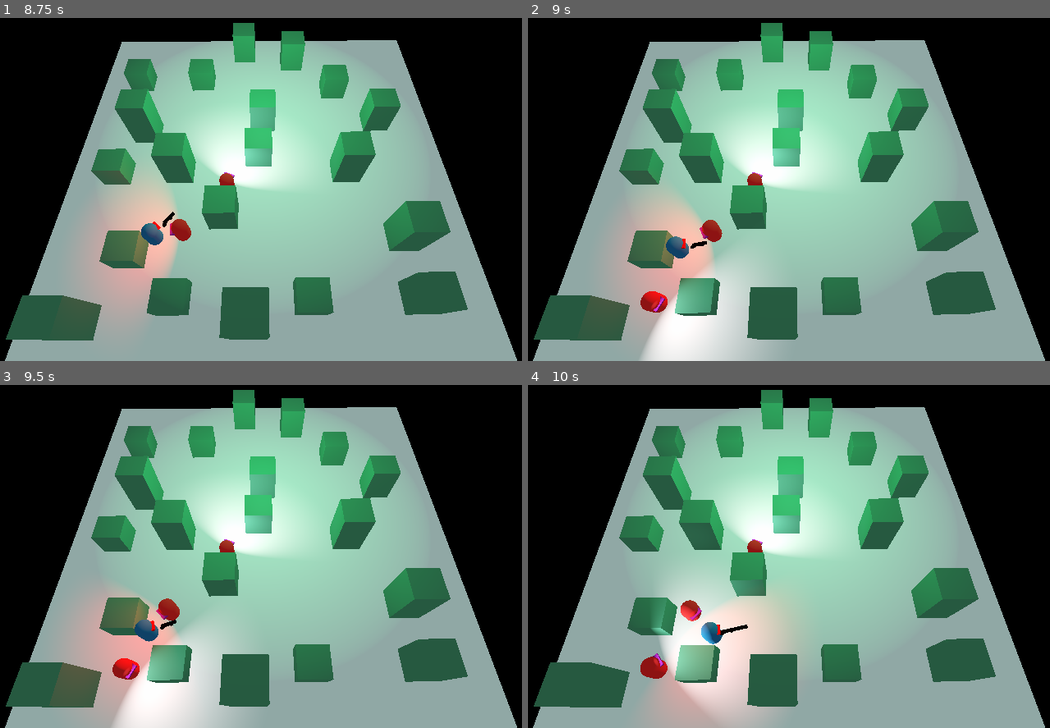
Above: before the commit, frames 1-4 (two rows, left to right).
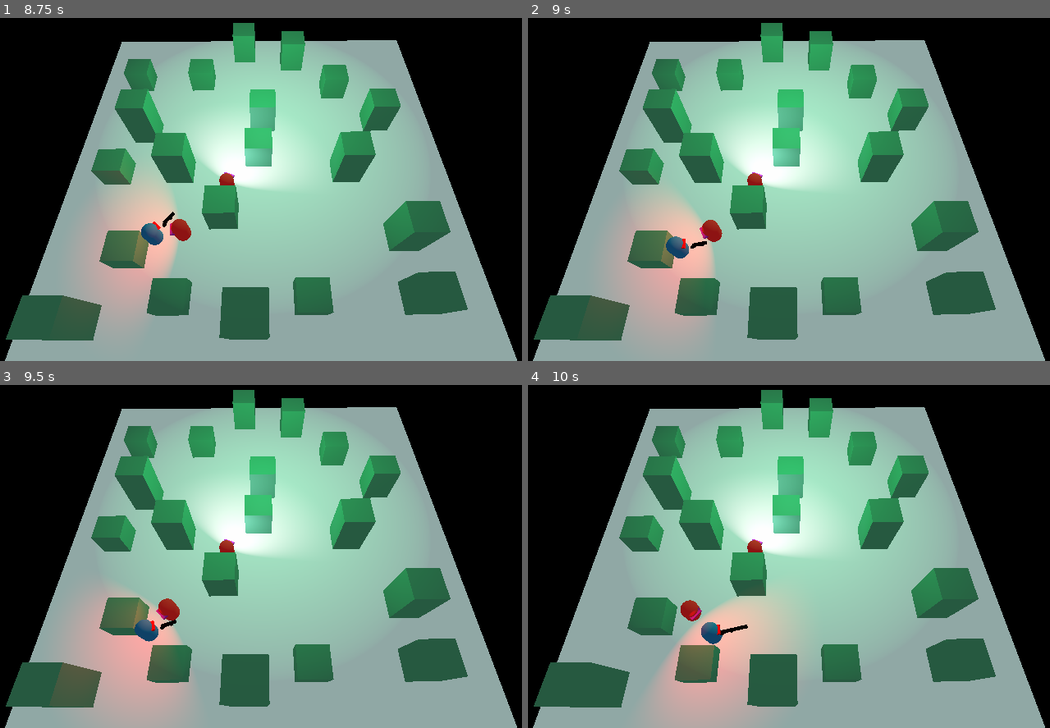
Above: after the commit, the same moments.

Repository: gxhamster/Godot-Basic-Shooting-Game-3D
Game: Godot game, scene res://World.tscn
Same seed, same stepped clock (60 frames per second), same inputs: the game is played once before the commit and once after it.
Inputs (mouse positions are in pixels of both pictures, inside the frame that each line leads up to):
- Up to frame 1 (8.75 s): tap Enter at 0.5 s; move the mouse to (401, 148) at 0.52 s; hold W (forward) 0.53-1.28 s; tap E (changed_gun) every 1.5 s from 0.6 to 8.1 s; move the mouse to (130, 189) at 1.27 s; hold S (backward) 1.28-2.03 s; click (130, 189) at 1.35 s; move the mouse to (323, 83) at 2.02 s; hold W (forward) 2.03-3.53 s; move the mouse to (224, 244) at 2.77 s; click (224, 244) at 2.85 s; move the mouse to (454, 227) at 3.52 s; hold S (backward) 3.53-5.78 s; move the mouse to (62, 110) at 4.27 s; click (62, 110) at 4.35 s; move the mouse to (292, 168) at 5.02 s; move the mouse to (161, 72) at 5.77 s; hold W (forward) 5.78-8.03 s; click (161, 72) at 5.85 s; move the mouse to (401, 148) at 6.52 s; move the mouse to (130, 189) at 7.27 s; click (130, 189) at 7.35 s; move the mouse to (323, 83) at 8.02 s; hold S (backward) from 8.03 s (still down)
- Up to frame 2 (9 s): keep holding S (backward); move the mouse to (752, 244) at 8.77 s; click (752, 244) at 8.85 s
- Up to frame 3 (9.5 s): keep holding S (backward)
- Up to frame 4 (10 s): move the mouse to (982, 594) at 9.52 s; release S (backward) at 9.53 s; hold W (forward) from 9.53 s (still down); tap E (changed_gun) at 9.6 s

Frame 1 is identical in both runs. In frame 2, 5.0% of the frame differs, in the area x 21-47%, y 69-100%; in frame 3, 5.0%; in frame 4, 5.7%, in the area x 21-45%, y 55-96%.

Commit message:
Added: limit to number of enemies in a scene for performance reasons of course 😁😂🤣

Diff:
--- a/Scenes/Enemy.tscn
+++ b/Scenes/Enemy.tscn
@@ -20,7 +20,9 @@
 radius = 0.899038
 height = 1.995
 
-[node name="Enemy" type="KinematicBody"]
+[node name="Enemy" type="KinematicBody" groups=[
+"enemy",
+]]
 transform = Transform( 1, 0, 0, 0, 1, 0, 0, 0, 1, 0, 0.252442, 0 )
 collision_layer = 4
 collision_mask = 11
--- a/Scripts/Enemy.gd
+++ b/Scripts/Enemy.gd
@@ -75,6 +75,9 @@
 
 		velocity = velocity.linear_interpolate(Vector3(), deaccel * delta)
 		velocity += steer_away()
+
+
+
 		velocity = move_and_slide(velocity, FLOOR_NORMAL)
 
 
--- a/Scripts/EnemySpawnController.gd
+++ b/Scripts/EnemySpawnController.gd
@@ -4,7 +4,7 @@
 
 export var spawn_rate := 2
 export(PackedScene) var enemy_scene
-
+export(int, 1, 15) var max_enemies_per_scene = 15
 
 var spawn_position_array := []
 var max_distance := 10.0
@@ -22,6 +22,10 @@
 
 
 func spawn_enemy() -> void:
+#	Dont spawn if no. of enemies exceed
+	if get_tree().get_nodes_in_group("enemy").size() >= max_enemies_per_scene:
+		return
+
 	var enemy_instance : KinematicBody = enemy_scene.instance()
 	var player_position : Vector3 = get_tree().get_nodes_in_group("player")[0].global_transform.origin
 	var nearestSpawnToPlayerDist := 100000.0
@@ -40,6 +44,7 @@
 		return
 	else:
 
+
 		add_child(enemy_instance)
 
 		enemy_instance.global_transform = nearestSpawnToPlayer
--- a/World.tscn
+++ b/World.tscn
@@ -1,7 +1,7 @@
 [gd_scene load_steps=13 format=2]
 
 [ext_resource path="res://Scenes/Enemy.tscn" type="PackedScene" id=1]
-[ext_resource path="res://GunController.tscn" type="PackedScene" id=2]
+[ext_resource path="res://Scenes/GunController.tscn" type="PackedScene" id=2]
 [ext_resource path="res://default_env.tres" type="Environment" id=3]
 [ext_resource path="res://Scenes/Player.tscn" type="PackedScene" id=4]
 [ext_resource path="res://Scripts/EnemySpawnController.gd" type="Script" id=5]
@@ -378,6 +378,7 @@
 script = ExtResource( 5 )
 spawn_rate = 3
 enemy_scene = ExtResource( 1 )
+max_enemies_per_scene = 2
 
 [node name="SpawnPosition" type="Position3D" parent="EnemySpawnController"]
 transform = Transform( 0.931139, 0, -0.364666, 0, 1, 0, 0.364666, 0, 0.931139, -4.01941, 1.69575, 4.68529 )
--- a/project.godot
+++ b/project.godot
@@ -19,6 +19,11 @@
 "language": "GDScript",
 "path": "res://Scripts/Enemy.gd"
 }, {
+"base": "Spatial",
+"class": "Gun",
+"language": "GDScript",
+"path": "res://Scripts/Gun.gd"
+}, {
 "base": "KinematicBody",
 "class": "Player",
 "language": "GDScript",
@@ -32,6 +37,7 @@
 _global_script_class_icons={
 "DebugDraw": "",
 "Enemy": "",
+"Gun": "",
 "Player": "",
 "Projectile": ""
 }
Renamed: GunController.tscn -> Scenes/GunController.tscn
